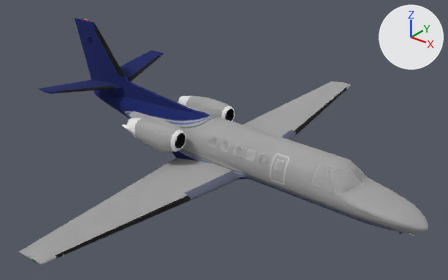
What one commit did to the glTF model c550/glTF2/C550.glb.
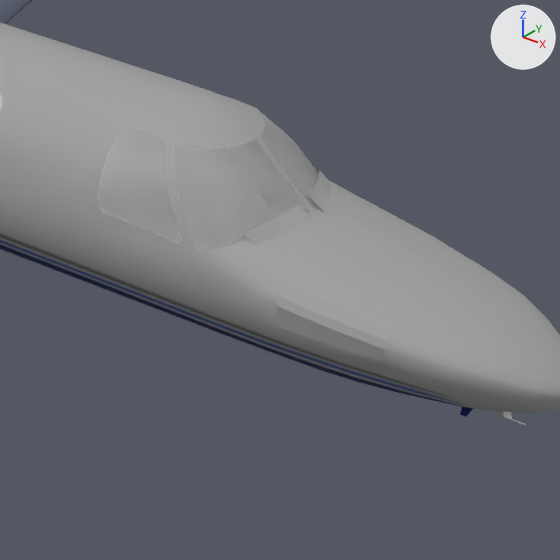
The first picture shows the older version from a 50 mm camera at (6.19, -14.53, 9.46) aimed at (-5.24, -0.23, 0.6). The close-ups show both versions on the part from 65% to 94% of the width and 48% to 96% of the height of that picture; other places that the commit changed are outside them. Every picture has the same lights, and +X, +Y and +Z are marked at upper right. Where no turn or scale is listed for an object, it has been applied to the vertices.

The older version as bpy lines, for what is in view:
```python
mat_glass_001 = principled_material('glass.001')
mat_glass_001.base_color = (0.64, 0.64, 0.64)  # light grey #d1d1d1
mat_glass_001.roughness = 1.0
me_front_baggagedoor_lh_mesh = bpy.data.meshes.new('Front.BaggageDoor.LH.mesh')
me_front_baggagedoor_lh_mesh.from_pydata(...)  # 132 vertices, 260 faces; spans x -0.371..0.371, y -0.297..0.297, z -0.221..0.221
me_front_baggagedoor_lh_mesh.materials.append(mat_glosswhite)
me_glass_inside_mesh = bpy.data.meshes.new('Glass.inside.mesh')
me_glass_inside_mesh.from_pydata(...)  # 110 vertices, 146 faces; spans x -3.42..-2.14, y -0.76..0.76, z 0.6..1.17
me_glass_inside_mesh.materials.append(mat_glass_001)  # light grey #d1d1d1
me_glass_mesh = bpy.data.meshes.new('Glass.mesh')
me_glass_mesh.from_pydata(...)  # 110 vertices, 146 faces; spans x -3.42..-2.14, y -0.76..0.76, z 0.6..1.17
me_glass_mesh.materials.append(mat_glass_001)  # light grey #d1d1d1
ob_front_baggagedoor_lh = bpy.data.objects.new('Front.BaggageDoor.LH', me_front_baggagedoor_lh_mesh)
ob_front_baggagedoor_lh.location = (0.214, 0.478, 0.287)
ob_glass = bpy.data.objects.new('Glass', me_glass_mesh)
ob_glass.location = (1.819, 0.01, -0.185)
ob_glass_inside = bpy.data.objects.new('Glass.inside', me_glass_inside_mesh)
ob_glass_inside.location = (1.819, 0.01, -0.185)
# also in view: 'Front.BaggageDoor.RH' at (0.21, -0.46, 0.29); 'Fuselage' at (-5.13, 0.01, 0.35)
```
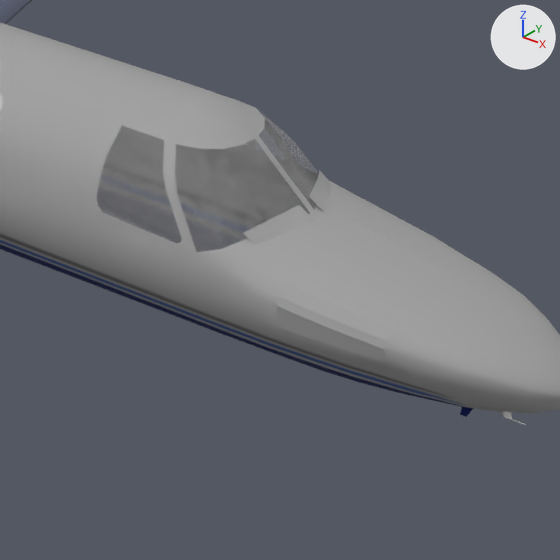
The newer file is also turned or shifted as a whole; pictures and numbers use the older file's frame.

The change in detail:
In material 'glass.001' (mat_glass_001), alpha goes from 1.0 to 0.2.

Changed parts and their boxes (x1, y1, x2, y2) in the close-ups (560 x 560 px):
'Glass.inside', surface changed: (97, 111, 319, 252) in both
'Glass', surface changed: (97, 111, 319, 252) in both
